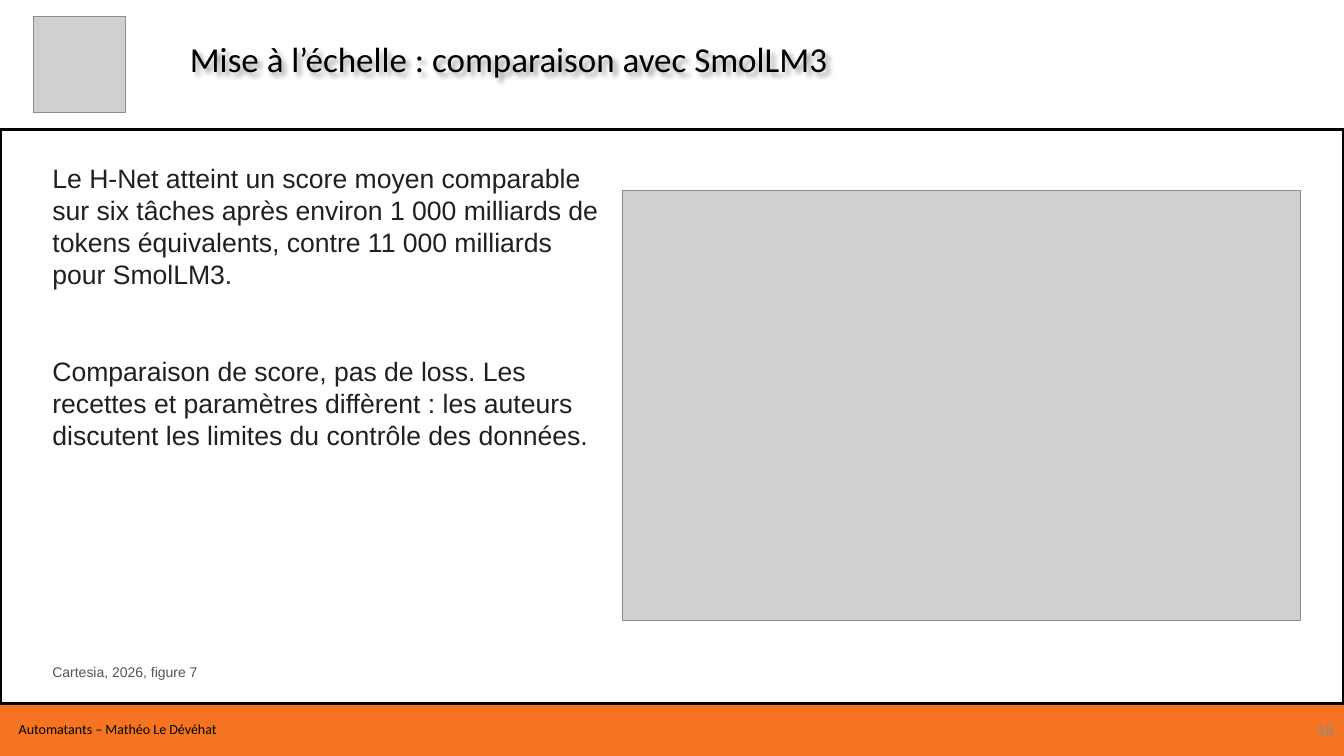
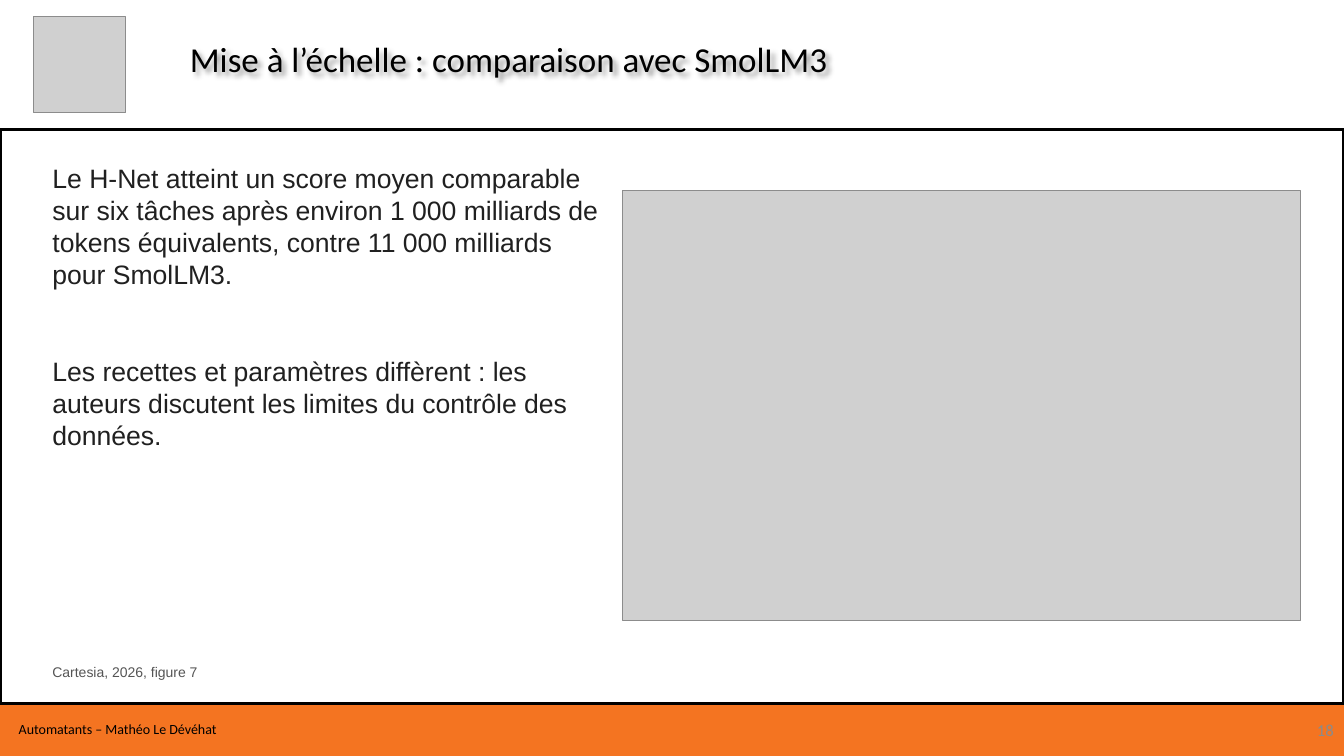
Before and after one commit to Flydexo/research, a slide deck: slide 18 of formation-hnet/Formation H-Net.pptx. Drawn at 1344x756 pixels with LibreOffice and Linux fonts; fonts in the diff are those of the drawing; grey boxes stand for pictures. Boxes give left, top, right and bottom in pixels: in the first picture for what was removed or moved away, otherwise in the second. Text is boxed around its words. In the diff, an @@ line names an element or a change of style, - is before the commit and + after.

```diff
--- a/formation-hnet/Formation H-Net.pptx
+++ b/formation-hnet/Formation H-Net.pptx
@@ text at [52,361,567,446]: text changed @@
-Comparaison de score, pas de loss. Les recettes et paramètres diffèrent : les auteurs discutent les limites du contrôle des données.
+Les recettes et paramètres diffèrent : les auteurs discutent les limites du contrôle des données.
```
Also in this commit, not shown: 6 other slides changed, 1 other file.
